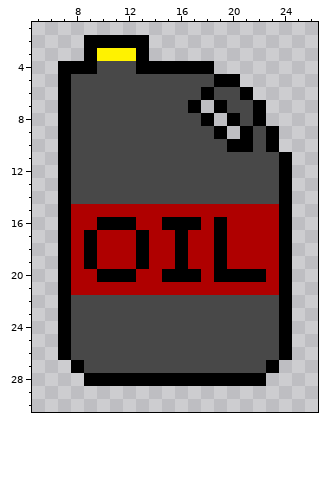
Edited in one commit: pixel-art file (WIP/Oil.aseprite). That is the earlier state.
32x32 pixels, 1 frame. Shown: x 5..26, y 1..30.
The result:
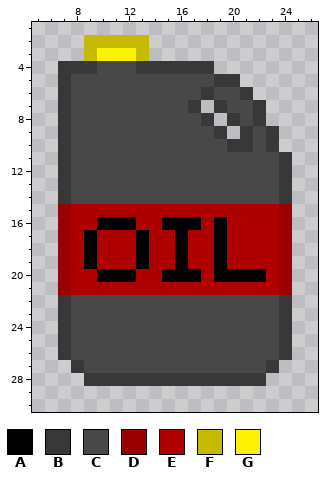
Palette (. is transparent): A #000000  B #383838  C #484848  D #9b0000  E #af0000  F #c6bb00  G #fff200
Edits made:
Changed rows in their new state; - is an unchanged pixel.
first column x 7:
 2 --FFFFF-----------
 3 --F---F-----------
 4 BBB---BBBBBB------
 5 B-----------BB----
 6 B----------B--B---
 7 B---------B-B--B--
 8 B----------B-B-B--
 9 B-----------B-B-B-
10 B------------BB-B-
11 B----------------B
12 B----------------B
13 B----------------B
14 B----------------B
15 D----------------D
16 D----------------D
17 D----------------D
18 D----------------D
19 D----------------D
20 D----------------D
21 D----------------D
22 B----------------B
23 B----------------B
24 B----------------B
25 B----------------B
26 B----------------B
27 -B--------------B-
28 --BBBBBBBBBBBBBB--
Where, in picture pixels (left, top, right, bottom), the same in both pictures:
changed: (58, 35, 292, 386)
